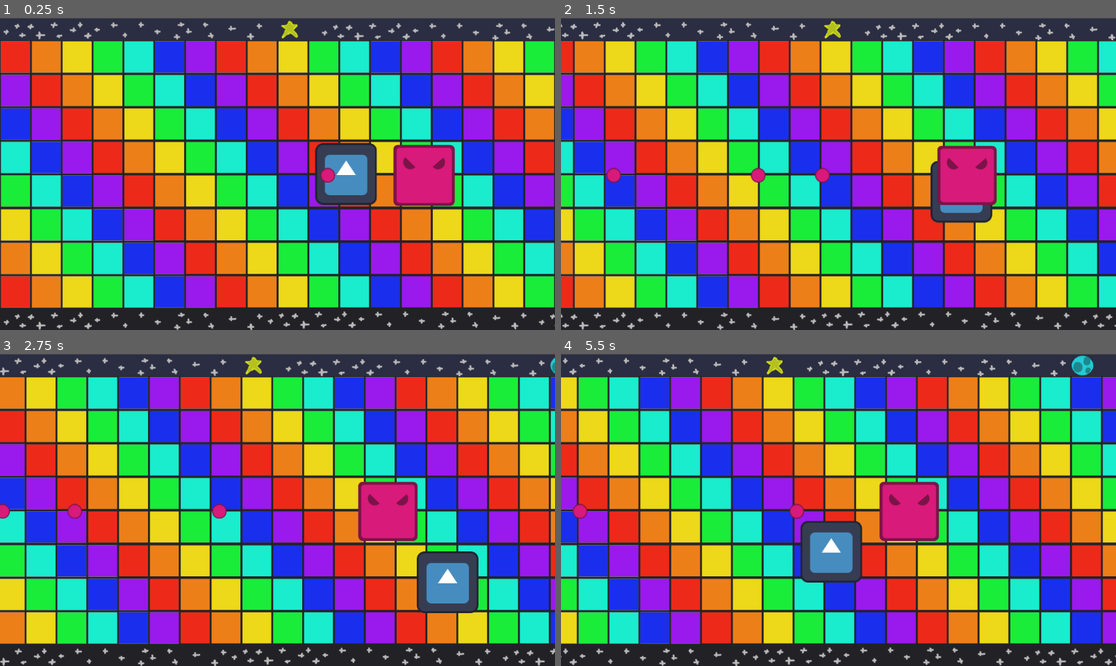
Above: before the commit, frames 1-4 (two rows, left to right).
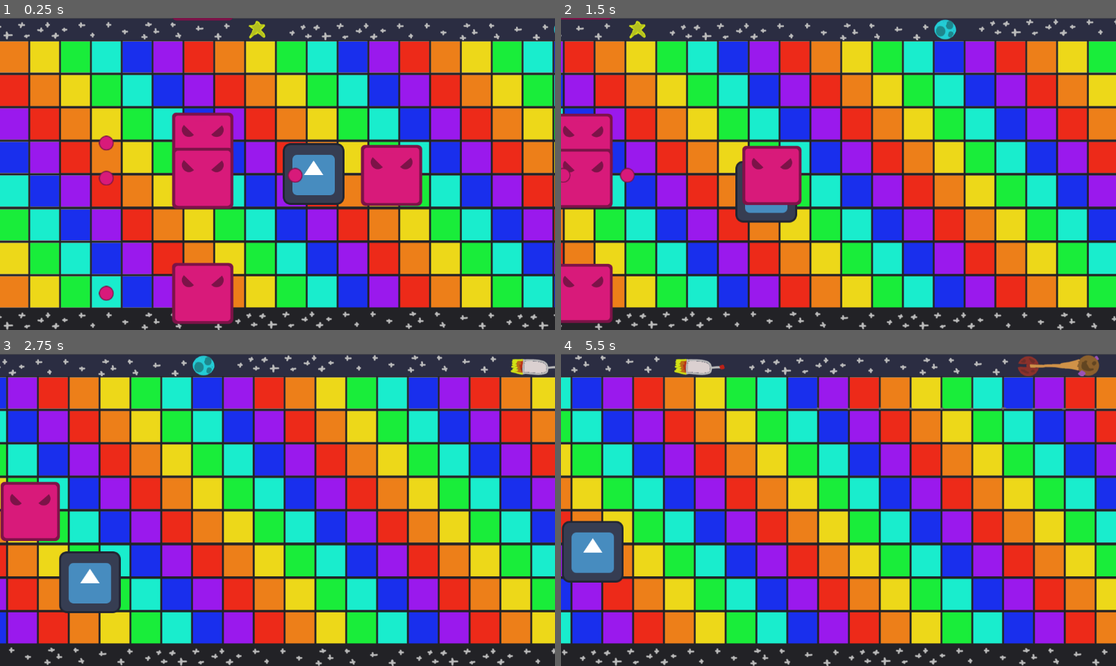
Above: after the commit, the same moments.

Repository: les-brows/la-boucle-musicale
Game: Godot game, scene res://MainScene.tscn
The game is run twice, just before and just after one commit, with the same random seed, the same clock (stepped at 60 frames per second) and the same inputs. The engine's default icon, where the game draws it, is replaced by a stand-in: a white triangle on a blue panel in a dark square.
Inputs (mouse positions are in pixels of both pictures, inside the frame that each line leads up to):
- Up to frame 1 (0.25 s): no input
- Up to frame 2 (1.5 s): move the mouse to (960, 158) at 0.52 s; hold D (player1_right) 0.53-1.28 s; right-click (960, 158) at 0.6 s; move the mouse to (727, 189) at 1.27 s; hold S (player1_down) from 1.28 s (still down); right-click (727, 189) at 1.35 s
- Up to frame 3 (2.75 s): move the mouse to (333, 441) at 2.02 s; release S (player1_down) at 2.03 s; hold D (player1_right) from 2.03 s (still down); right-click (333, 441) at 2.1 s
- Up to frame 4 (5.5 s): move the mouse to (810, 572) at 2.77 s; release D (player1_right) at 2.78 s; hold W (player1_up) 2.78-3.53 s; right-click (810, 572) at 2.85 s; move the mouse to (1005, 556) at 3.52 s; hold A (player1_left) 3.53-5.03 s; right-click (1005, 556) at 3.6 s; move the mouse to (672, 463) at 4.27 s; right-click (672, 463) at 4.35 s; move the mouse to (866, 510) at 5.02 s; hold S (player1_down) from 5.03 s (still down); right-click (866, 510) at 5.1 s

The runs differ from the first frame. In frame 1, 83% of the frame differs, in the area x 0-100%, y 0-100%; in frame 2, 67%; in frame 3, 84%; in frame 4, 84%.

Commit message:
feat: Add enemy generation + TP management

Diff:
--- a/MainScene.tscn
+++ b/MainScene.tscn
@@ -1,16 +1,19 @@
-[gd_scene load_steps=6 format=3 uid="uid://cfix7mjnn6u0n"]
+[gd_scene load_steps=7 format=3 uid="uid://cfix7mjnn6u0n"]
 
 [ext_resource type="PackedScene" uid="uid://b5w0jynn6mkxk" path="res://Objects/Enemies/Shooter.tscn" id="1_rpqi1"]
 [ext_resource type="PackedScene" uid="uid://c0xi81rtw0j1x" path="res://Levels/ScrollingLevel.tscn" id="1_x4av3"]
 [ext_resource type="PackedScene" uid="uid://bne5gfgl17hng" path="res://Rythm/MusicManager.tscn" id="2_rpqi1"]
+[ext_resource type="PackedScene" uid="uid://do4qvuyj8k0m6" path="res://Objects/Enemies/Managers/EnemyManager.tscn" id="3_a814b"]
 [ext_resource type="AudioStream" uid="uid://ke43hdpgbybw" path="res://Assets/Collide 1.wav" id="4_rf2cd"]
-[ext_resource type="Script" uid="uid://cescciukyyad" path="res://Rythm/test_sound.gd" id="4_uxrcv"]
+[ext_resource type="Script" uid="uid://c3tbooyhqh8ok" path="res://Rythm/test_sound.gd" id="4_uxrcv"]
 
 [node name="MainScene" type="Node2D"]
 
 [node name="MusicManager" parent="." instance=ExtResource("2_rpqi1")]
 
 [node name="ScrollingLevel" parent="." instance=ExtResource("1_x4av3")]
+
+[node name="EnemyManager" parent="." instance=ExtResource("3_a814b")]
 
 [node name="Shooter" parent="." instance=ExtResource("1_rpqi1")]
 position = Vector2(892, 323)
--- /dev/null
+++ b/Objects/Enemies/Managers/EnemyLevelPortion.tscn
@@ -0,0 +1,6 @@
+[gd_scene load_steps=2 format=3 uid="uid://b85vsuasrtwxk"]
+
+[ext_resource type="Script" uid="uid://disjqfqx0ug27" path="res://Objects/Enemies/Managers/enemy_level_portion.gd" id="1_cpdip"]
+
+[node name="EnemyLevelPortion" type="Node2D"]
+script = ExtResource("1_cpdip")
--- /dev/null
+++ b/Objects/Enemies/Managers/EnemyManager.tscn
@@ -0,0 +1,6 @@
+[gd_scene load_steps=2 format=3 uid="uid://do4qvuyj8k0m6"]
+
+[ext_resource type="Script" uid="uid://c2orfjvve6o4r" path="res://Objects/Enemies/Managers/enemy_manager.gd" id="1_pnffi"]
+
+[node name="EnemyManager" type="Node2D"]
+script = ExtResource("1_pnffi")
--- /dev/null
+++ b/Objects/Enemies/Managers/enemy_level_portion.gd
@@ -0,0 +1,11 @@
+extends Node2D
+
+class_name EnemyLevelPortion
+
+var shooter_preload = preload("res://Objects/Enemies/Shooter.tscn");
+
+func _init() -> void:
+	for index in range(5):
+		var curr_shooter: Enemy = shooter_preload.instantiate()
+		curr_shooter.position = Vector2(500, index * 200 + randi_range(-100, 100))
+		call_deferred("add_child", curr_shooter)
--- /dev/null
+++ b/Objects/Enemies/Managers/enemy_manager.gd
@@ -0,0 +1,44 @@
+extends Node2D
+
+var enemy_level_portion_preload = preload("res://Objects/Enemies/Managers/EnemyLevelPortion.tscn");
+
+var list_enemy_level_portions: Array[EnemyLevelPortion]
+var currently_moving_level: bool = false
+
+
+func _init() -> void:
+	var curr_enemy_level_portion: EnemyLevelPortion = enemy_level_portion_preload.instantiate()
+	curr_enemy_level_portion.position = Vector2(-Globals.LEVEL_SIZE, 0)
+	list_enemy_level_portions.append(curr_enemy_level_portion)
+	call_deferred("add_child", curr_enemy_level_portion)
+
+	var next_enemy_level_portion: EnemyLevelPortion = enemy_level_portion_preload.instantiate()
+	list_enemy_level_portions.append(next_enemy_level_portion)
+	call_deferred("add_child", next_enemy_level_portion)
+
+	Globals.middle_level_reached.connect(_on_middle_level_reached)
+	Globals.end_level_reached.connect(_on_end_level_reached)
+
+func _on_middle_level_reached() -> void:
+	currently_moving_level = false
+
+	var next_enemy_level_portion: EnemyLevelPortion = enemy_level_portion_preload.instantiate()
+	next_enemy_level_portion.position = Vector2(Globals.LEVEL_SIZE, 0)
+	list_enemy_level_portions.append(next_enemy_level_portion)
+	call_deferred("add_child", next_enemy_level_portion)
+
+	# Remove previous level portion
+	for enemy_level_portion in list_enemy_level_portions:
+		if(enemy_level_portion.position == -Vector2(Globals.LEVEL_SIZE, 0)):
+			list_enemy_level_portions.erase(enemy_level_portion)
+			enemy_level_portion.queue_free()
+
+
+
+func _on_end_level_reached() -> void:
+	if(currently_moving_level):
+		return
+	currently_moving_level = true
+
+	for enemy_level_portion in list_enemy_level_portions:
+		enemy_level_portion.position -= Vector2(Globals.LEVEL_SIZE, 0)
--- a/Objects/Enemies/shooter.gd
+++ b/Objects/Enemies/shooter.gd
@@ -42,11 +42,10 @@
 		$InstrumentPlayer.pitch_scale = pow(2, note.pitch/12.0)
 		$InstrumentPlayer.play()
 		shoot_projectile(Vector2(-1, 0))
-		print("Boing ", note.beat_number, " ", note.pitch)
 
 func shoot_projectile(target_direction: Vector2):
 	var shooter_projectile = shooter_projectile_preload.instantiate()
-	shooter_projectile.set_global_position(global_position)
+	shooter_projectile.set_position(position)
 	# May be used when ennemies move
 	var linear_velocity = Vector2.ZERO
 	shooter_projectile.set_velocity(linear_velocity + target_direction.normalized() * shooter_projectile_speed )
--- a/globals.gd
+++ b/globals.gd
@@ -1,6 +1,6 @@
 extends Node
 
-var CAMERA_SPEED = 0.5
+var CAMERA_SPEED = 5
 var LEVEL_SIZE = 5000
 
 const BPM_SUBDIVISION : int = 8
Not shown: 1 places in Levels/LevelPortion.tscn that only renumber resources
Not shown: 1 places in Levels/ScrollingLevel.tscn that only renumber resources
Not shown: 1 places in Objects/Enemies/Shooter.tscn that only renumber resources
Not shown: 1 places in Objects/InputManager.tscn that only renumber resources
Not shown: 1 places in Objects/Player/Player.tscn that only renumber resources
Not shown: 1 places in Objects/Projectiles/ShooterProjectile.tscn that only renumber resources
Not shown: 1 places in Rythm/Metronome.tscn that only renumber resources
Not shown: 1 places in Rythm/MusicManager.tscn that only renumber resources
